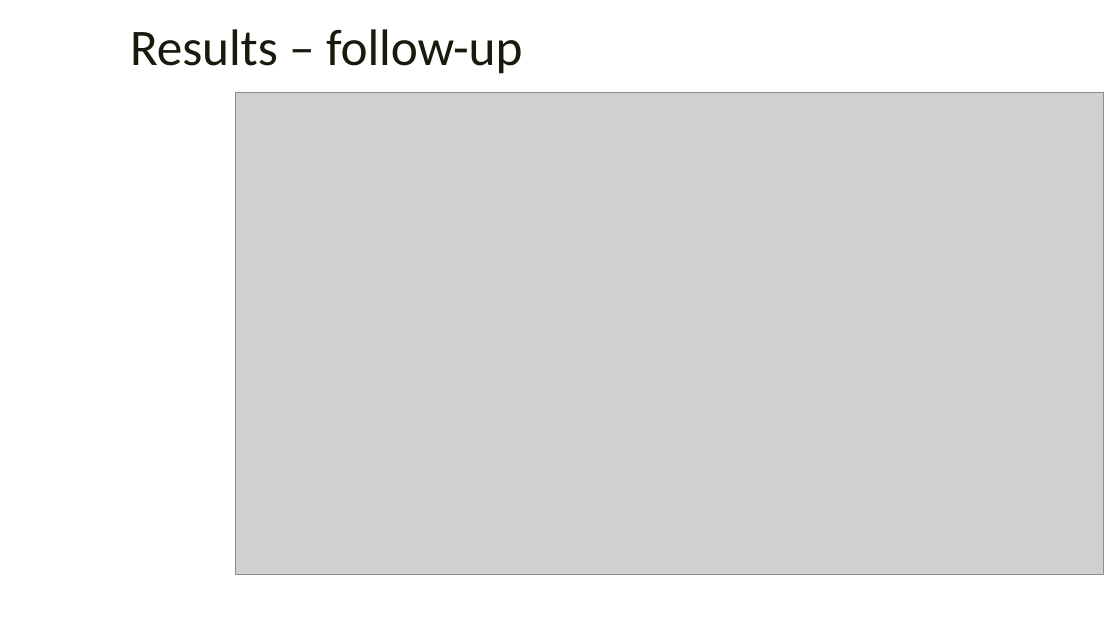
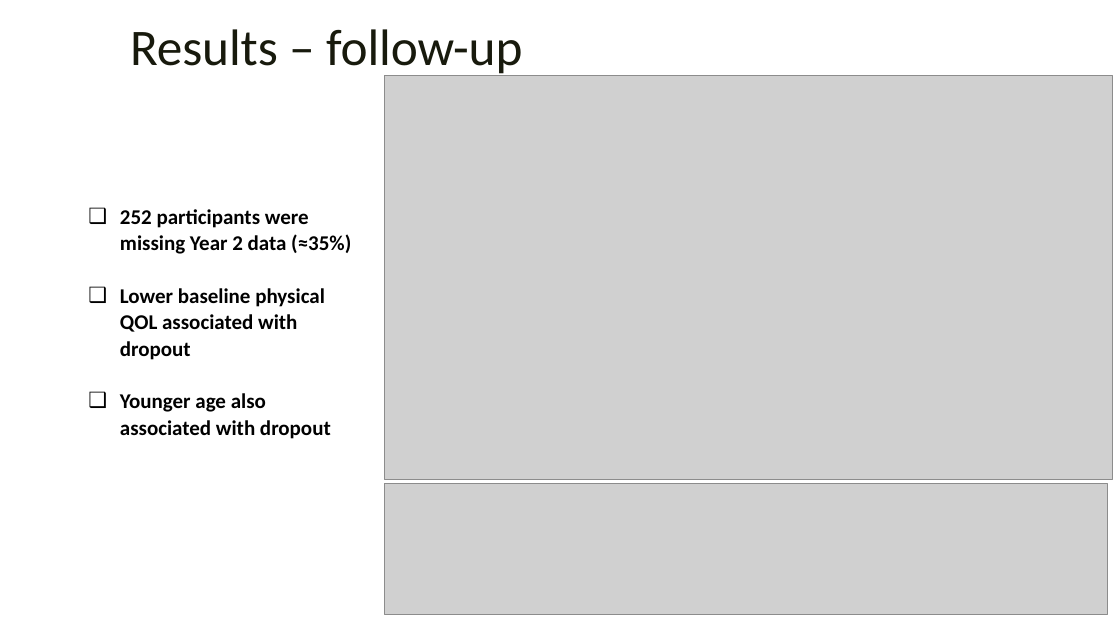
Before and after one commit to rysummers/BIOS6624-Class, a slide deck: slide 8 of Project1/Reports/Project1_Presentation_summers.pptx (slide 7 before the commit). Drawn at 1120x630 pixels with LibreOffice and Linux fonts; fonts in the diff are those of the drawing; grey boxes stand for pictures; background and template pictures are left out. Boxes give left, top, right and bottom in pixels: in the first picture for what was removed or moved away, otherwise in the second. Text is boxed around its words. In the diff, an @@ line names an element or a change of style, - is before the commit and + after.

```diff
--- a/Project1/Reports/Project1_Presentation_summers.pptx
+++ b/Project1/Reports/Project1_Presentation_summers.pptx
@@ picture: place and size @@
-picture at (236, 92, 1104, 574)
+picture at (385, 76, 1113, 480)
@@ text added at (120, 209, 351, 439), 18 pt, text #000000, bold @@
+❑ 252 participants were missing Year 2 data (≈35%)
+❑ Lower baseline physical QOL associated with dropout
+❑ Younger age also associated with dropout
@@ picture added at (385, 484, 1107, 614) @@
```
Also in this commit, not shown: 3 other slides changed, 3 slides added, 2 slides removed, 11 other files.
